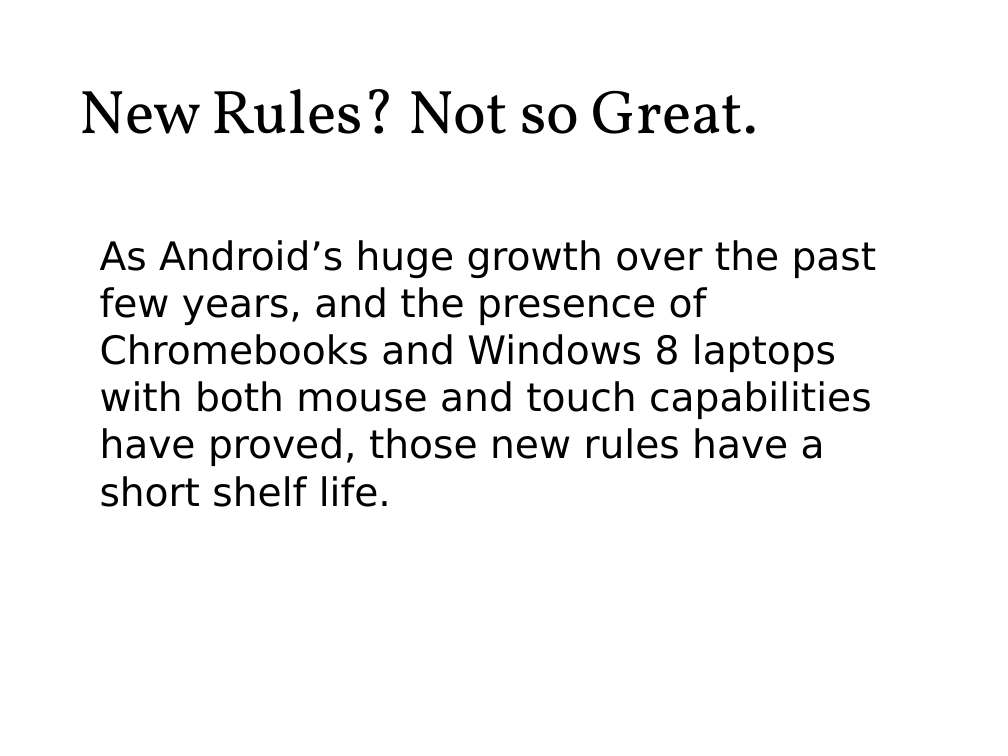
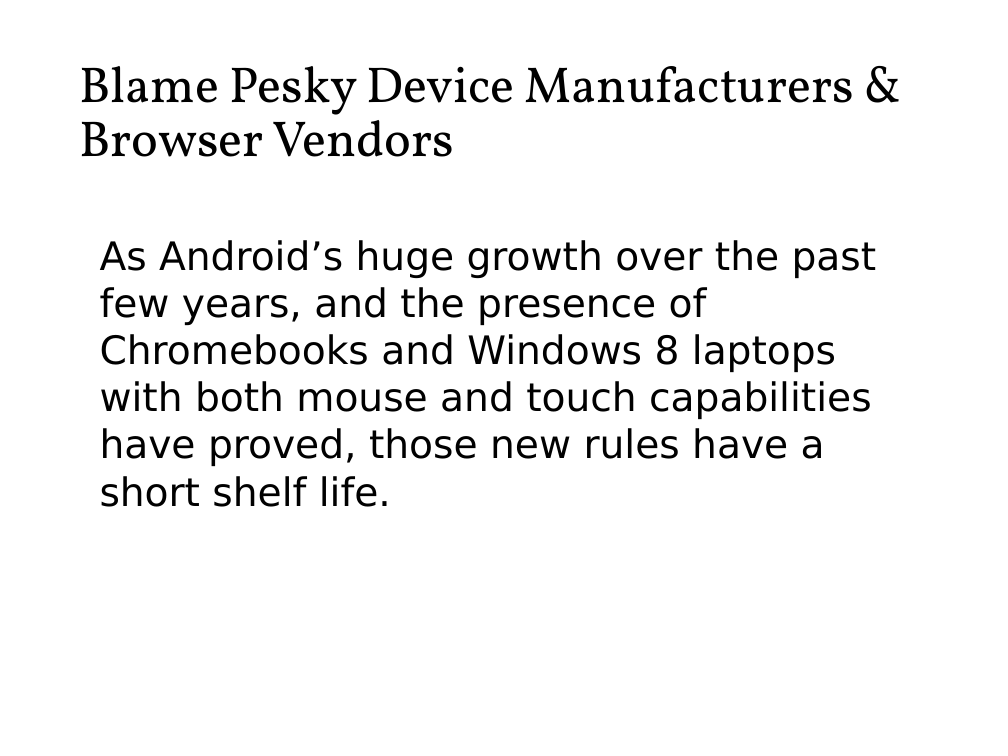
Before and after one commit to roblarsen/rob-larsen-presentations, a slide deck: slide 11 of wild-world-web.pptx. Drawn at 1008x756 pixels with LibreOffice and Linux fonts; fonts in the diff are those of the drawing; background and template pictures are left out. Boxes give left, top, right and bottom in pixels: in the first picture for what was removed or moved away, otherwise in the second. Text is boxed around its words. In the diff, an @@ line names an element or a change of style, - is before the commit and + after.

```diff
--- a/wild-world-web.pptx
+++ b/wild-world-web.pptx
@@ title at (79, 66, 854, 157): text changed; size 44 to 36 pt @@
-New Rules? Not so Great.
+Blame Pesky Device Manufacturers & Browser Vendors
```
Also in this commit, not shown: 24 other slides changed, 2 slides added, 2 slides removed.
